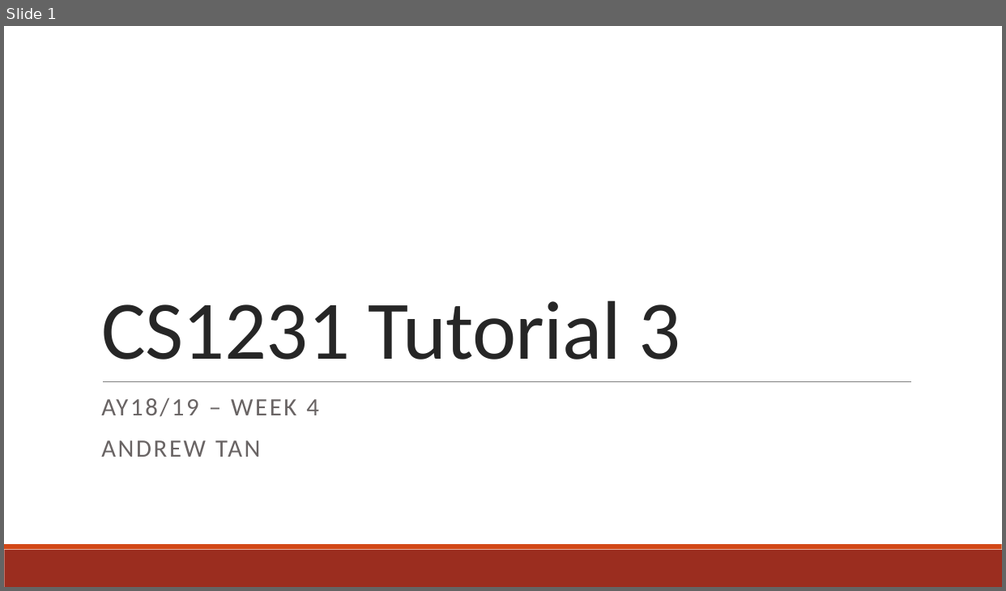
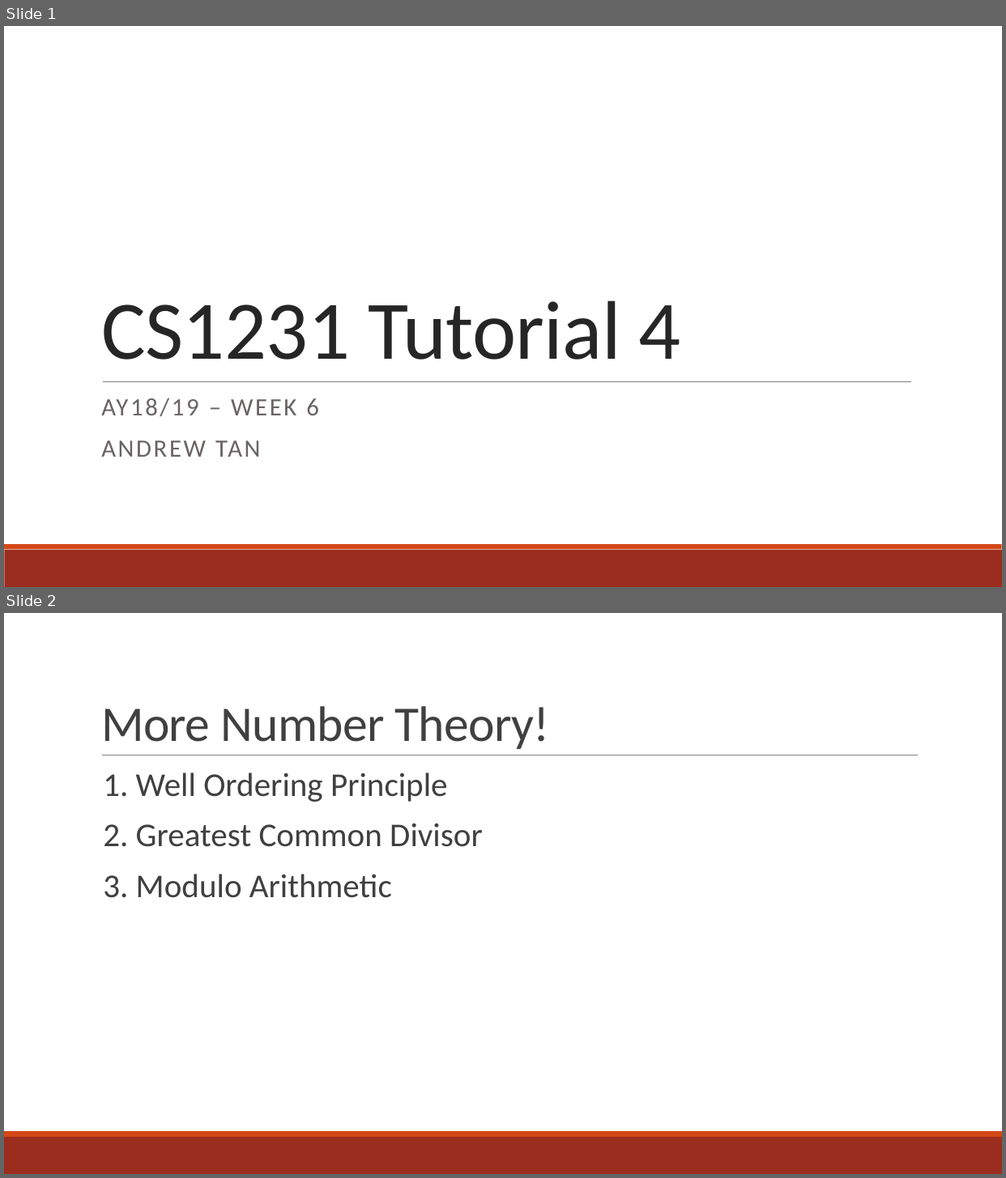
Before and after one commit to andrewtanJS/CS1231-AY18-19, a slide deck: Tutorial 4/Tutorial 4 - GCD and Modulo Arithmetic.pptx. Shown one above the other, each under a label of ours: slide 1 before the commit, slides 1 and 2 after it. The pictures are 1006x591 and 1006x1178 pixels, drawn with LibreOffice and Linux fonts; fonts in the diff are those of the drawing. Boxes give left, top, right and bottom in pixels: in the first picture for what was removed or moved away, otherwise in the second. Text is boxed around its words. In the diff, an @@ line names an element or a change of style, - is before the commit and + after.

Commit message:
Add Tutorial 4 slides

```diff
--- a/Tutorial 4/Tutorial 4 - GCD and Modulo Arithmetic.pptx
+++ b/Tutorial 4/Tutorial 4 - GCD and Modulo Arithmetic.pptx
@@ slide 2 added at box(4, 613, 1002, 1174), background #FFFFFF; not listed: 2 template elements that a slide beside it also shows @@
@@ title added at box(101, 706, 549, 749), 48 pt, text #404040 @@
+More Number Theory!
@@ line added from (102, 756) to (918, 756), #808080 0.5 pt @@
@@ text added at box(103, 773, 483, 898), 32 pt, text #404040 @@
+  1. Well Ordering Principle
+  2. Greatest Common Divisor
+  3. Modulo Arithmetic
@@ slide 1 changed as well @@
@@ title at box(101, 301, 681, 360): text changed @@
-CS1231 Tutorial 3
+CS1231 Tutorial 4
@@ subtitle at box(101, 398, 319, 417): text changed @@
-AY18/19 – WEEK 4
+AY18/19 – WEEK 6
```
Also in this commit, not shown: 9 other slides added, 7 slides removed, 1 other file.
